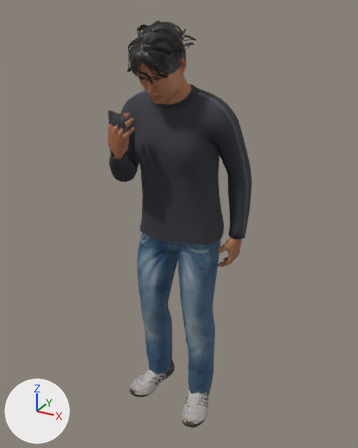
Before and after pictures for a commit that changed the glTF model assets/props/people-diego-stand-phone.glb.
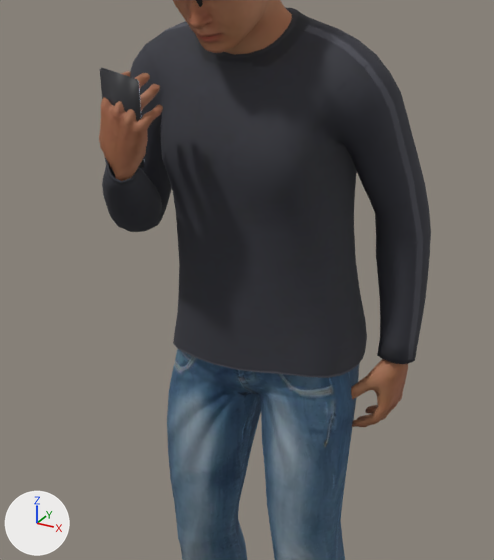
There are two pictures of each version: one whole from a camera (50 mm lens) standing at (0.902, -1.571, 0.744) and looking at (0.023, 0.027, -0.055), one close up on the part from 18% to 78% of the width and 18% to 72% of the height. Arrows for +X, +Y and +Z are at lower left; the lights stay in place. The first two pictures are the older version. Vertices at exactly the same position are counted once.

Script lines for the objects in view, before the commit:
```python
me_base_001 = bpy.data.meshes.new('base.001')
me_base_001.from_pydata(...)  # 16289 vertices, 30540 faces; spans x -0.27..0.27, y -0.19..0.22, z -1.0..0.7
me_base_001.materials.append(mat_human_body)  # picture img_people_diego_stand_phone__2_young_lightskinned_male_diffuse2_png
me_base_001.materials.append(mat_held_phone)  # dark grey #303035
me_base_001.materials.append(mat_held_phone_screen)  # dark grey #272730, glowing blue #c4daf3
me_base_001.materials.append(mat_human_cortu_short_messy_hair)
me_base_001.materials.append(mat_human_eyebrow002)
me_base_001.materials.append(mat_human_eyelashes01)
me_base_001.materials.append(mat_human_low_poly)  # picture img_people_diego_stand_phone__1_brown_eye_png_001
me_base_001.materials.append(mat_human_male_casualsuit02)
me_base_001.materials.append(mat_human_male_casualsuit02_pants)
me_base_001.materials.append(mat_human_shoes05)  # picture img_shoes05_diffuse
me_base_001.materials.append(mat_human_teeth_base)  # picture img_teeth
ob_people_diego_stand_phone = bpy.data.objects.new('people-diego-stand-phone', me_base_001)
ob_people_diego_stand_phone.location = (0.0, 0.0, 0.0)
```
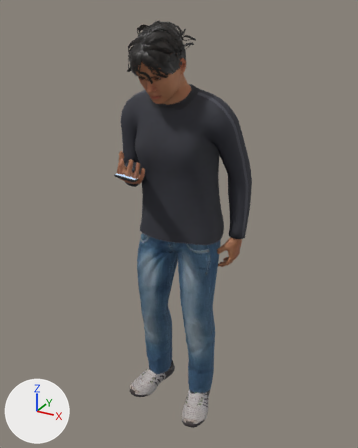
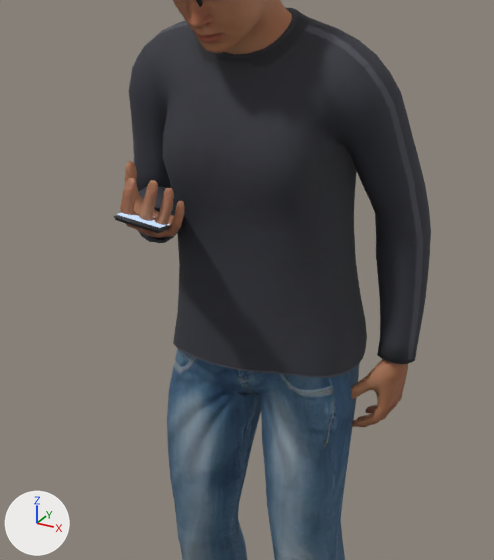
The newer file is also turned or shifted as a whole; pictures and numbers use the older file's frame.

Location of each change, (x1, y1, x2, y2) in pixels of the close-ups (494 x 560 px; the box of a moved part takes in the faces that stretch with it):
'people-diego-stand-phone', reshaped: before (99, 0, 431, 560); after (114, 0, 431, 560)
part 1 of me_base_001, moved or reshaped: before (100, 67, 144, 168); after (114, 215, 170, 233)
part 2 of me_base_001, moved or reshaped (not visible before): after (117, 213, 170, 228)
part 3 of me_base_001, added (brown): after (120, 161, 185, 238)
part 4 of me_base_001, deleted (brown): before (99, 71, 163, 181)
part 5 of me_base_001, moved or reshaped: before (102, 0, 221, 232); after (129, 0, 221, 243)

The change, as a diff of the scene's bpy script:
```diff
--- a/assets/props/people-diego-stand-phone.glb.py
+++ b/assets/props/people-diego-stand-phone.glb.py
@@ me_base_001 @@
 # used by ob_people_diego_stand_phone; location = (0.0, 0.0, 0.0)
-me_base_001.from_pydata(...)  # 16289 vertices, 30540 faces; spans x -0.27..0.27, y -0.19..0.22, z -1.0..0.7
+me_base_001.from_pydata(...)  # 16287 vertices, 30536 faces; spans x -0.25..0.27, y -0.29..0.22, z -1.0..0.7
+# me_base_001 part 1: the loose piece of 32 vertices spanning x -0.16..-0.07, y -0.19..-0.14, z 0.26..0.42 is multiplied about its middle by the matrix ((0.975, 0.011, 0.222), (0.186, 0.509, -0.84), (-0.122, 0.86, 0.495)), then moved by (0.07, -0.05, -0.14)
+# me_base_001 part 2: the loose piece of 8 vertices spanning x -0.16..-0.07, y -0.18..-0.14, z 0.27..0.41 is multiplied about its middle by the matrix ((0.975, 0.011, 0.222), (0.186, 0.509, -0.84), (-0.122, 0.861, 0.495)), then moved by (0.07, -0.05, -0.13)
+# me_base_001 part 3: a new loose piece of 1600 vertices spanning x -0.1..0.01, y -0.26..-0.13, z 0.15..0.28, in mat_human_body (picture img_people_diego_stand_phone__2_young_lightskinned_male_diffuse2_png)
+# me_base_001 part 4: the loose piece of 1601 vertices spanning x -0.17..-0.06, y -0.19..-0.09, z 0.24..0.4 is deleted
+# me_base_001 part 5: 343 vertices moved from x -0.27..0.06, y -0.19..0.14, z 0.09..0.57 to x -0.25..0.06, y -0.16..0.15, z 0.08..0.57; 144 vertices removed from x -0.26..0.06, y -0.18..0.09, z 0.14..0.62; 143 vertices added at x -0.24..0.06, y -0.16..0.12, z 0.14..0.62
+# other edits to the shape of me_base_001 do not show in these pictures
 me_base_001.materials.append(mat_human_body)
```
